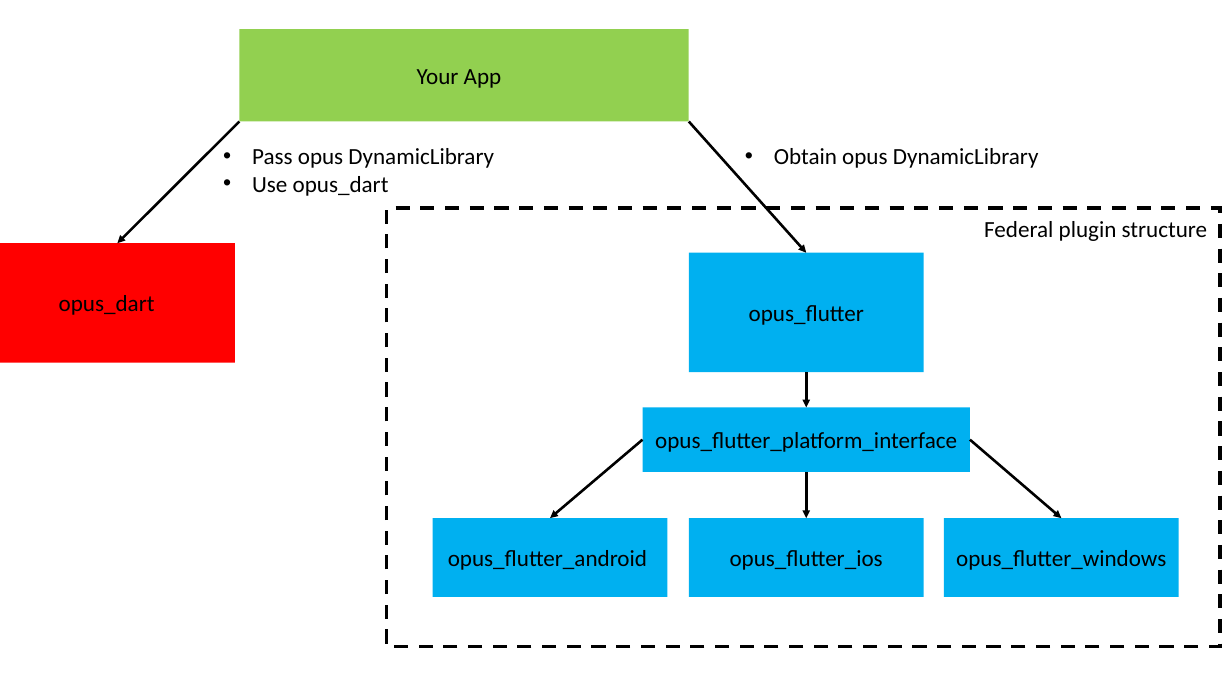
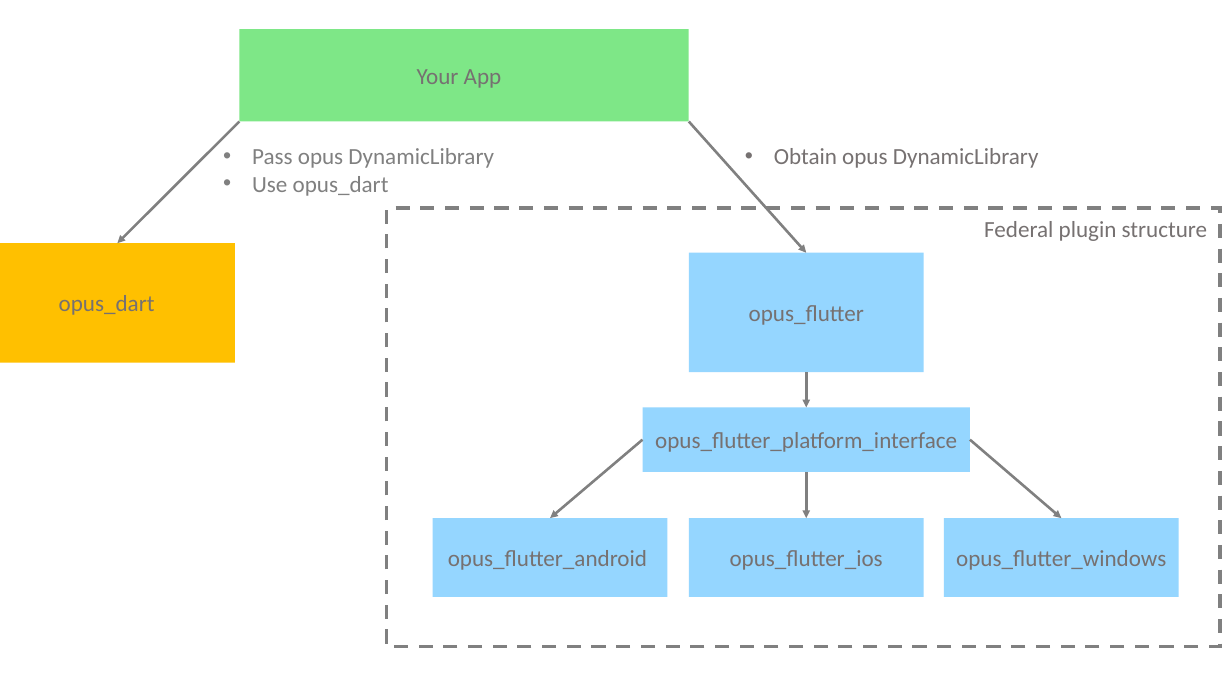
Before and after one commit to EPNW/opus_flutter, a slide deck: slide 1 of opus_flutter/doc/scheme.pptx. Drawn at 1232x693 pixels with LibreOffice and Linux fonts; fonts in the diff are those of the drawing. Boxes give left, top, right and bottom in pixels: in the first picture for what was removed or moved away, otherwise in the second. Text is boxed around its words. In the diff, an @@ line names an element or a change of style, - is before the commit and + after.

```diff
--- a/opus_flutter/doc/scheme.pptx
+++ b/opus_flutter/doc/scheme.pptx
@@ rectangle at [239,30,689,122]: fill #92D050 to #7EE787 @@
@@ arrow (239, 122) - (117, 243): stroke #000000 2 pt to #808080 2 pt @@
@@ text "Pass opus DynamicLibrary" at [252,148,494,196]: text colour #000000 to #808080 @@
@@ arrow (689, 122) - (807, 253): stroke #000000 2 pt to #808080 2 pt @@
@@ rectangle at [386,208,1220,647]: outline #000000 2.75 pt dashed to #808080 2.75 pt dashed @@
@@ text colour #000000 to #767171 in 9 elements at [417,69,502,88], [774,148,1039,168], [59,295,155,315], [749,305,864,325], [655,432,957,452], [730,550,883,570], [956,550,1166,570], [448,550,647,570], [984,221,1207,241] @@
@@ rectangle at [0,243,235,362]: fill #FF0000 to #FFC000 @@
@@ arrow (807, 372) - (807, 408): stroke #000000 2 pt to #808080 2 pt @@
@@ arrow (642, 440) - (550, 518): stroke #000000 2 pt to #808080 2 pt @@
@@ arrow (970, 440) - (1062, 518): stroke #000000 2 pt to #808080 2 pt @@
@@ arrow (807, 472) - (807, 518): stroke #000000 2 pt to #808080 2 pt @@
@@ fill #00B0F0 to #95D6FF in 5 elements at [689,253,923,372], [642,408,970,472], [433,518,667,597], [689,518,923,597], [945,518,1179,597] @@
```
Also in this commit, not shown: 1 slide added, 2 other files.
